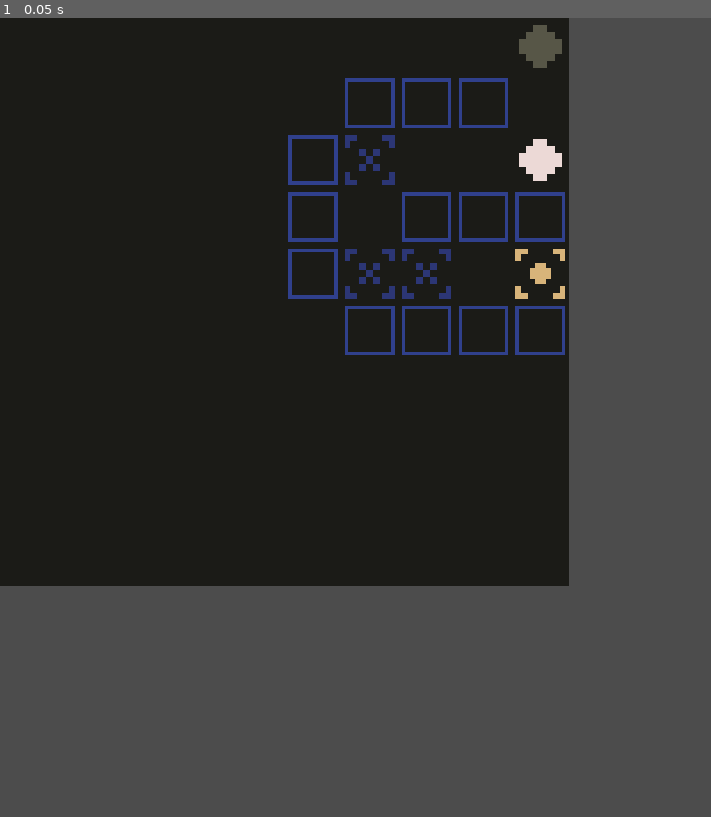
Above: before the commit, frame 1.
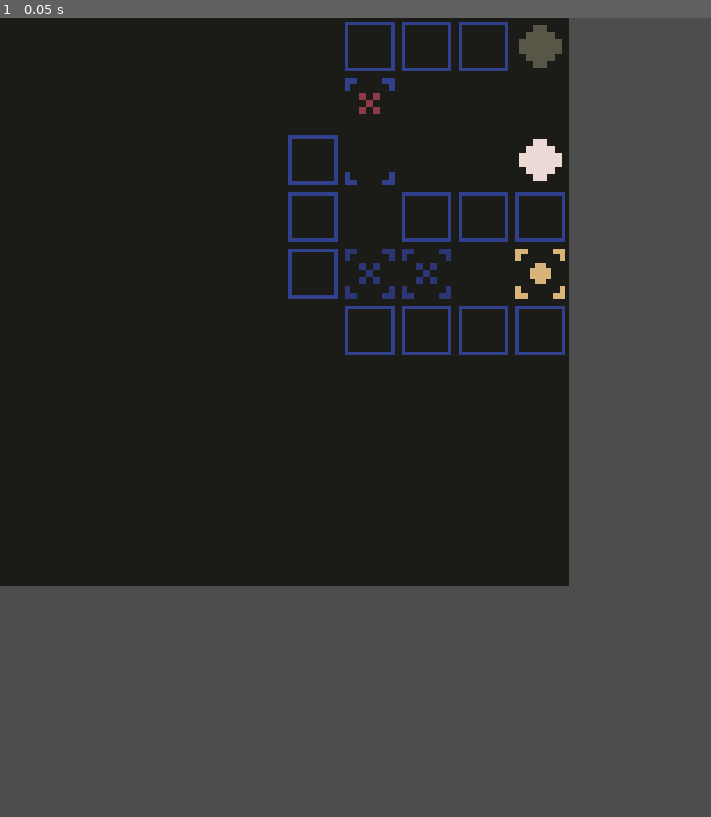
Above: after the commit, the same moment.

Repository: nolenroyalty/Click-Click-Trick
Game: Godot game, scene res://levels/LevelIntroduceHalfBeat.tscn
Same seed, same stepped clock (60 frames per second), same inputs: the game is played once before the commit and once after it. This scene is started directly instead of the project's main scene.
Inputs:
- Up to frame 1 (0.05 s): no input

The runs differ from the first frame. In frame 1, 0.7% of the frame differs, in the area x 48-72%, y 0-20%.

Commit message:
some tricky half beat levels

Diff:
--- a/Main.gd
+++ b/Main.gd
@@ -30,14 +30,16 @@
 	preload("res://levels/LevelPortToArrow.tscn"),
 	preload("res://levels/ArrowPortHard.tscn"),
 	preload("res://levels/LevelIntroduceHalfBeat.tscn"),
+	preload("res://levels/IntroTeleportOntoHalfBeat.tscn"), # 10
+	preload("res://levels/HalfBeatReallyHard.tscn"),
 	# 10
 	# preload("res://levels/LevelIntroduceMovingZone.tscn"),
 	preload("res://levels/LevelWin.tscn") # HANDLE WINNING THE GAME
 ]
 
 var TEST_LEVEL = null
-# var TEST_LEVEL = preload("res://levels/HalfBeatOnPort.tscn")
-#var TEST_LEVEL = preload("res://levels/LevelIntroduceHalfBeat.tscn")
+# var TEST_LEVEL = preload("res://levels/IntroTeleportOntoHalfBeat.tscn")
+# var TEST_LEVEL = preload("res://levels/LevelIntroduceHalfBeat.tscn")
 
 func gently_fade(number_of_beats):
 	var time_to_take = U.beat_time * number_of_beats
@@ -87,7 +89,7 @@
 func handle_level_lost():
 	match state:
 		S.WAIT, S.LOADING, S.START_COMPLETED, S.COMPLETED:
-			print("BUG: We're not ticking but the game was lost?")
+			print("Potential bug: We're not ticking but the game was lost?")
 		S.TICKING: pass
 
 	state = S.LOADING
--- a/levels/HalfBeatOnPort.tscn
+++ /dev/null
@@ -1,21 +0,0 @@
-[gd_scene load_steps=5 format=2]
-
-[ext_resource path="res://battlefield/Battlefield.tscn" type="PackedScene" id=1]
-[ext_resource path="res://traps/Teleporter.tscn" type="PackedScene" id=2]
-[ext_resource path="res://traps/MovingZone2.tscn" type="PackedScene" id=3]
-[ext_resource path="res://traps/GenericMovingZone.gd" type="Script" id=4]
-
-[node name="Battlefield" instance=ExtResource( 1 )]
-
-[node name="Goal" parent="." index="3"]
-position = Vector2( 256, 32 )
-
-[node name="Teleporter" parent="." index="4" instance=ExtResource( 2 )]
-position = Vector2( 160, 32 )
-
-[node name="Teleporter2" parent="." index="5" instance=ExtResource( 2 )]
-position = Vector2( 64, 128 )
-
-[node name="MovingZone2" parent="." index="6" instance=ExtResource( 3 )]
-position = Vector2( 160, 32 )
-script = ExtResource( 4 )
--- /dev/null
+++ b/levels/HalfBeatReallyHard.tscn
@@ -0,0 +1,54 @@
+[gd_scene load_steps=6 format=2]
+
+[ext_resource path="res://battlefield/Battlefield.tscn" type="PackedScene" id=1]
+[ext_resource path="res://traps/MovingZone2.tscn" type="PackedScene" id=2]
+[ext_resource path="res://traps/Teleporter.tscn" type="PackedScene" id=3]
+[ext_resource path="res://traps/Fixed.tscn" type="PackedScene" id=4]
+[ext_resource path="res://enemies/SimpleEnemy.tscn" type="PackedScene" id=5]
+
+[node name="Battlefield" instance=ExtResource( 1 )]
+
+[node name="Player" parent="." index="0"]
+position = Vector2( 32, 0 )
+
+[node name="Fixed8" parent="." index="3" instance=ExtResource( 4 )]
+position = Vector2( 128, 0 )
+
+[node name="Goal" parent="." index="4"]
+position = Vector2( 0, 0 )
+
+[node name="Teleporter" parent="." index="5" instance=ExtResource( 3 )]
+position = Vector2( 64, 224 )
+
+[node name="Teleporter2" parent="." index="6" instance=ExtResource( 3 )]
+position = Vector2( 64, 32 )
+
+[node name="MovingZone2" parent="." index="7" instance=ExtResource( 2 )]
+position = Vector2( 64, 224 )
+
+[node name="Fixed" parent="." index="8" instance=ExtResource( 4 )]
+position = Vector2( 32, 256 )
+
+[node name="Fixed2" parent="." index="9" instance=ExtResource( 4 )]
+position = Vector2( 96, 256 )
+
+[node name="Fixed3" parent="." index="10" instance=ExtResource( 4 )]
+position = Vector2( 64, 288 )
+
+[node name="BasicEnemy" parent="." index="11" instance=ExtResource( 5 )]
+position = Vector2( 96, 160 )
+
+[node name="Fixed4" parent="." index="12" instance=ExtResource( 4 )]
+position = Vector2( 128, 32 )
+
+[node name="Fixed9" parent="." index="13" instance=ExtResource( 4 )]
+position = Vector2( 96, 64 )
+
+[node name="Fixed5" parent="." index="14" instance=ExtResource( 4 )]
+position = Vector2( 64, 64 )
+
+[node name="Fixed6" parent="." index="15" instance=ExtResource( 4 )]
+position = Vector2( 32, 64 )
+
+[node name="Fixed7" parent="." index="16" instance=ExtResource( 4 )]
+position = Vector2( 0, 64 )
--- /dev/null
+++ b/levels/IntroTeleportOntoHalfBeat.tscn
@@ -0,0 +1,47 @@
+[gd_scene load_steps=6 format=2]
+
+[ext_resource path="res://battlefield/Battlefield.tscn" type="PackedScene" id=1]
+[ext_resource path="res://traps/MovingZone2.tscn" type="PackedScene" id=2]
+[ext_resource path="res://traps/Teleporter.tscn" type="PackedScene" id=3]
+[ext_resource path="res://traps/Fixed.tscn" type="PackedScene" id=4]
+[ext_resource path="res://enemies/SimpleEnemy.tscn" type="PackedScene" id=5]
+
+[node name="Battlefield" instance=ExtResource( 1 )]
+
+[node name="Player" parent="." index="0"]
+position = Vector2( 160, 128 )
+
+[node name="Goal" parent="." index="3"]
+position = Vector2( 224, 128 )
+
+[node name="Teleporter" parent="." index="4" instance=ExtResource( 3 )]
+position = Vector2( 32, 32 )
+
+[node name="Teleporter2" parent="." index="5" instance=ExtResource( 3 )]
+position = Vector2( 160, 192 )
+
+[node name="MovingZone2" parent="." index="6" instance=ExtResource( 2 )]
+position = Vector2( 32, 0 )
+center_position = 0
+moving_down = true
+
+[node name="Fixed" parent="." index="7" instance=ExtResource( 4 )]
+position = Vector2( 0, 64 )
+
+[node name="Fixed2" parent="." index="8" instance=ExtResource( 4 )]
+position = Vector2( 32, 96 )
+
+[node name="Fixed3" parent="." index="9" instance=ExtResource( 4 )]
+position = Vector2( 64, 64 )
+
+[node name="Fixed4" parent="." index="10" instance=ExtResource( 4 )]
+position = Vector2( 96, 32 )
+
+[node name="Fixed6" parent="." index="11" instance=ExtResource( 4 )]
+position = Vector2( 160, 160 )
+
+[node name="Fixed5" parent="." index="12" instance=ExtResource( 4 )]
+position = Vector2( 96, 0 )
+
+[node name="BasicEnemy" parent="." index="13" instance=ExtResource( 5 )]
+position = Vector2( 64, 128 )
--- a/levels/LevelIntroduceHalfBeat.tscn
+++ b/levels/LevelIntroduceHalfBeat.tscn
@@ -1,9 +1,10 @@
-[gd_scene load_steps=5 format=2]
+[gd_scene load_steps=6 format=2]
 
 [ext_resource path="res://battlefield/Battlefield.tscn" type="PackedScene" id=1]
 [ext_resource path="res://traps/HalfBeat.tscn" type="PackedScene" id=2]
 [ext_resource path="res://traps/Fixed.tscn" type="PackedScene" id=3]
 [ext_resource path="res://enemies/SimpleEnemy.tscn" type="PackedScene" id=4]
+[ext_resource path="res://traps/MovingZone2.tscn" type="PackedScene" id=5]
 
 [node name="Battlefield" instance=ExtResource( 1 )]
 
@@ -19,47 +20,49 @@
 [node name="HalfBeat11" parent="." index="5" instance=ExtResource( 2 )]
 position = Vector2( 192, 128 )
 
-[node name="HalfBeat18" parent="." index="6" instance=ExtResource( 2 )]
-position = Vector2( 192, 64 )
+[node name="Fixed4" parent="." index="6" instance=ExtResource( 3 )]
+position = Vector2( 256, 0 )
 
-[node name="Fixed4" parent="." index="7" instance=ExtResource( 3 )]
-position = Vector2( 256, 32 )
+[node name="Fixed5" parent="." index="7" instance=ExtResource( 3 )]
+position = Vector2( 224, 0 )
 
-[node name="Fixed5" parent="." index="8" instance=ExtResource( 3 )]
-position = Vector2( 224, 32 )
+[node name="Fixed6" parent="." index="8" instance=ExtResource( 3 )]
+position = Vector2( 192, 0 )
 
-[node name="Fixed6" parent="." index="9" instance=ExtResource( 3 )]
-position = Vector2( 192, 32 )
-
-[node name="Fixed7" parent="." index="10" instance=ExtResource( 3 )]
+[node name="Fixed7" parent="." index="9" instance=ExtResource( 3 )]
 position = Vector2( 192, 160 )
 
-[node name="Fixed8" parent="." index="11" instance=ExtResource( 3 )]
+[node name="Fixed8" parent="." index="10" instance=ExtResource( 3 )]
 position = Vector2( 224, 160 )
 
-[node name="Fixed9" parent="." index="12" instance=ExtResource( 3 )]
+[node name="Fixed9" parent="." index="11" instance=ExtResource( 3 )]
 position = Vector2( 256, 160 )
 
-[node name="Fixed10" parent="." index="13" instance=ExtResource( 3 )]
+[node name="Fixed10" parent="." index="12" instance=ExtResource( 3 )]
 position = Vector2( 288, 160 )
 
-[node name="Fixed15" parent="." index="14" instance=ExtResource( 3 )]
+[node name="Fixed15" parent="." index="13" instance=ExtResource( 3 )]
 position = Vector2( 160, 64 )
 
-[node name="Fixed16" parent="." index="15" instance=ExtResource( 3 )]
+[node name="Fixed16" parent="." index="14" instance=ExtResource( 3 )]
 position = Vector2( 160, 96 )
 
-[node name="Fixed17" parent="." index="16" instance=ExtResource( 3 )]
+[node name="Fixed17" parent="." index="15" instance=ExtResource( 3 )]
 position = Vector2( 160, 128 )
 
-[node name="Fixed18" parent="." index="17" instance=ExtResource( 3 )]
+[node name="Fixed18" parent="." index="16" instance=ExtResource( 3 )]
 position = Vector2( 224, 96 )
 
-[node name="Fixed19" parent="." index="18" instance=ExtResource( 3 )]
+[node name="Fixed19" parent="." index="17" instance=ExtResource( 3 )]
 position = Vector2( 256, 96 )
 
-[node name="Fixed20" parent="." index="19" instance=ExtResource( 3 )]
+[node name="Fixed20" parent="." index="18" instance=ExtResource( 3 )]
 position = Vector2( 288, 96 )
 
-[node name="BasicEnemy" parent="." index="20" instance=ExtResource( 4 )]
+[node name="BasicEnemy" parent="." index="19" instance=ExtResource( 4 )]
 position = Vector2( 288, 0 )
+
+[node name="MovingZone2" parent="." index="20" instance=ExtResource( 5 )]
+position = Vector2( 192, 32 )
+center_position = 0
+moving_down = true
--- a/levels/LevelIntroduceMovingZone.tscn
+++ b/levels/LevelIntroduceMovingZone.tscn
@@ -1,10 +1,9 @@
-[gd_scene load_steps=6 format=2]
+[gd_scene load_steps=5 format=2]
 
 [ext_resource path="res://traps/MovingZone4.tscn" type="PackedScene" id=1]
 [ext_resource path="res://battlefield/Battlefield.tscn" type="PackedScene" id=2]
 [ext_resource path="res://traps/Fixed.tscn" type="PackedScene" id=3]
 [ext_resource path="res://enemies/SimpleEnemy.tscn" type="PackedScene" id=4]
-[ext_resource path="res://traps/GenericMovingZone.gd" type="Script" id=5]
 
 [node name="Battlefield" instance=ExtResource( 2 )]
 
@@ -16,7 +15,6 @@
 
 [node name="MovingZone4" parent="." index="4" instance=ExtResource( 1 )]
 position = Vector2( 256, 64 )
-script = ExtResource( 5 )
 center_position = 3
 moving_down = false
 
--- a/traps/GenericMovingZone.tscn
+++ b/traps/GenericMovingZone.tscn
@@ -28,6 +28,8 @@
 frame = 1
 
 [node name="Area2D" type="Area2D" parent="Center" index="1"]
+collision_layer = 4
+collision_mask = 3
 
 [node name="CollisionShape2D" type="CollisionShape2D" parent="Center/Area2D" index="0"]
 shape = SubResource( 1 )
